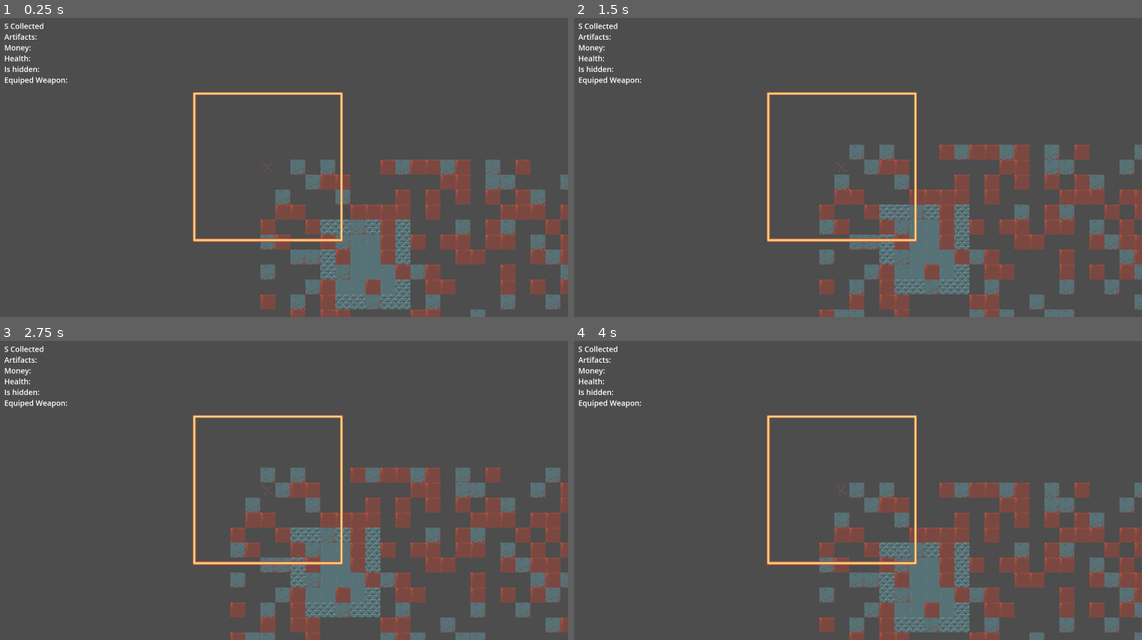
Above: before the commit, frames 1-4 (two rows, left to right).
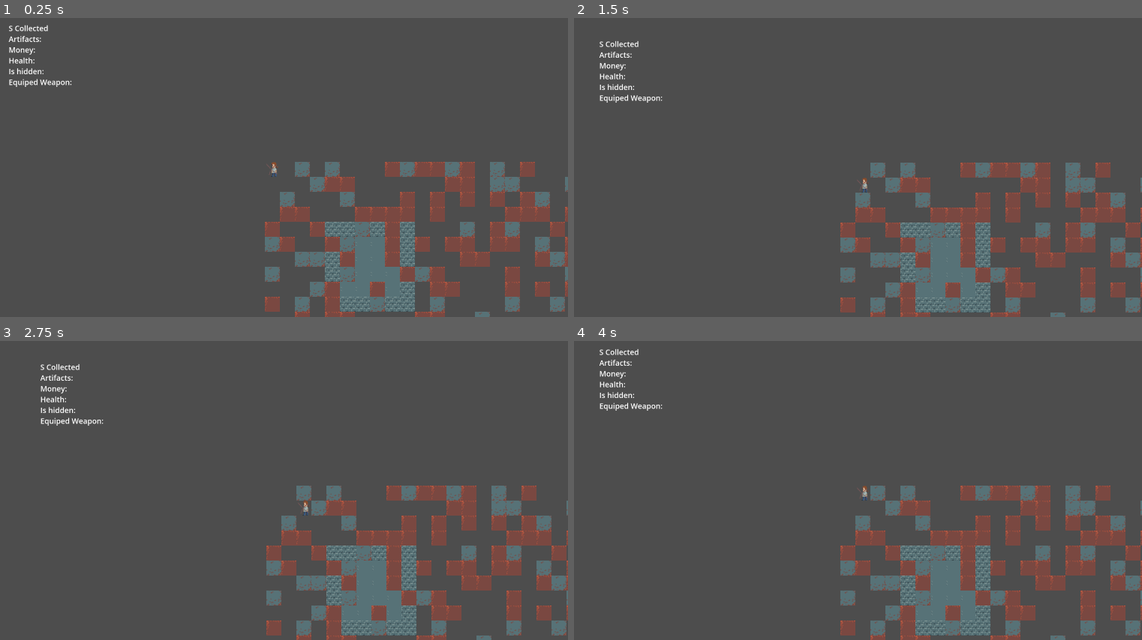
Above: after the commit, the same moments.

Repository: milomccarty99/ld-58
Game: Godot game, scene res://scenes/world.tscn
Same seed, same stepped clock (60 frames per second), same inputs: the game is played once before the commit and once after it.
Inputs (mouse positions are in pixels of both pictures, inside the frame that each line leads up to):
- Up to frame 1 (0.25 s): no input
- Up to frame 2 (1.5 s): move the mouse to (971, 152) at 0.52 s; press the mouse at (971, 152) at 0.53 s; hold D (right) 0.53-1.28 s; tap Q (swap_weapon_L) at 0.8, 1.35 s; tap Enter at 1.25 s; move the mouse to (721, 182) at 1.27 s; release the mouse at (721, 182) at 1.28 s; hold S (down) from 1.28 s (still down)
- Up to frame 3 (2.75 s): tap E (swap_weapon_R) at 1.55 s; tap Space at 2 s; move the mouse to (329, 424) at 2.02 s; release S (down) at 2.03 s; hold D (right) from 2.03 s (still down); hold E (swap_weapon_R) from 2.03 s (still down); click (329, 424) at 2.3 s
- Up to frame 4 (4 s): tap Enter at 2.75 s; move the mouse to (812, 550) at 2.77 s; release D (right) at 2.78 s; release E (swap_weapon_R) at 2.78 s; hold W (up) 2.78-3.53 s; click (812, 550) at 2.85 s; tap Q (swap_weapon_L) at 3.05 s; tap Space at 3.5 s; move the mouse to (1022, 535) at 3.52 s; hold A (left) from 3.53 s (still down); hold Q (swap_weapon_L) from 3.53 s (still down); tap E (swap_weapon_R) at 3.8 s

The runs differ from the first frame. In frame 1, 9.9% of the frame differs, in the area x 0-100%, y 1-100%; in frame 2, 20%; in frame 3, 21%; in frame 4, 19%.

Commit message:
Player Controls and Health
Changes to player controls and health, also camera

Diff:
--- /dev/null
+++ b/scenes/collision_shape_2d.gd
@@ -0,0 +1 @@
+extends CollisionShape2D
--- a/scenes/world.tscn
+++ b/scenes/world.tscn
@@ -1,14 +1,15 @@
-[gd_scene load_steps=16 format=3 uid="uid://xix7drsg6d8j"]
+[gd_scene load_steps=19 format=3 uid="uid://xix7drsg6d8j"]
 
 [ext_resource type="Script" uid="uid://cpguuti7aq1vi" path="res://scripts/player.gd" id="1_nnsk1"]
 [ext_resource type="Script" uid="uid://bvdv5e3gexbet" path="res://scripts/environment.gd" id="1_rwgxs"]
 [ext_resource type="Texture2D" uid="uid://bogtgqk2435pk" path="res://images/grass.png" id="2_71j4m"]
 [ext_resource type="Script" uid="uid://bjjcl8wm6mbu7" path="res://scenes/level.gd" id="2_i7141"]
 [ext_resource type="Script" uid="uid://jyw5eanxtj4p" path="res://scenes/room.gd" id="3_4mrxx"]
-[ext_resource type="Texture2D" uid="uid://vqf0qcrgc26j" path="res://images/enemny_notice.png" id="3_4wyf3"]
 [ext_resource type="Texture2D" uid="uid://cw47bufpkx0cn" path="res://images/player_x.png" id="4_k0juu"]
 [ext_resource type="Texture2D" uid="uid://d3rortgtgeujk" path="res://images/assortment.png" id="8_7r4gi"]
+[ext_resource type="Texture2D" uid="uid://cub3860npe3eq" path="res://images/ProtagIdle.png" id="8_w7kh3"]
 [ext_resource type="Texture2D" uid="uid://cxawsbs4iea12" path="res://images/Source_indoor_tiles_all.png" id="9_w7kh3"]
+[ext_resource type="Script" uid="uid://dxc06wq1qhdn1" path="res://scenes/collision_shape_2d.gd" id="10_w7kh3"]
 
 [sub_resource type="TileSetAtlasSource" id="TileSetAtlasSource_qfnet"]
 texture = ExtResource("2_71j4m")
@@ -486,6 +487,11 @@
 "speed": 5.0
 }]
 
+[sub_resource type="RectangleShape2D" id="RectangleShape2D_e3hyu"]
+
+[sub_resource type="RectangleShape2D" id="RectangleShape2D_7r4gi"]
+size = Vector2(20, 24)
+
 [node name="World" type="Node2D"]
 
 [node name="Environment" type="Node2D" parent="."]
@@ -521,6 +527,11 @@
 [node name="Weapons" type="Node2D" parent="Player"]
 
 [node name="PlayerCamera" type="Camera2D" parent="Player"]
+position_smoothing_enabled = true
+drag_horizontal_enabled = true
+drag_vertical_enabled = true
+drag_horizontal_offset = -0.1
+drag_vertical_offset = -0.1
 
 [node name="RichTextLabel" type="RichTextLabel" parent="Player"]
 offset_left = -562.0
@@ -535,7 +546,20 @@
 Equiped Weapon:"
 
 [node name="Sprite2D" type="Sprite2D" parent="Player"]
-texture = ExtResource("3_4wyf3")
+texture_filter = 1
+texture = ExtResource("8_w7kh3")
 
 [node name="AnimatedSprite2D" type="AnimatedSprite2D" parent="Player"]
 sprite_frames = SubResource("SpriteFrames_qfnet")
+
+[node name="CharacterBody2D" type="CharacterBody2D" parent="Player"]
+
+[node name="CollisionShape2D" type="CollisionShape2D" parent="Player/CharacterBody2D"]
+shape = SubResource("RectangleShape2D_e3hyu")
+
+[node name="Area2D" type="Area2D" parent="Player/CharacterBody2D"]
+
+[node name="Hitbox" type="CollisionShape2D" parent="Player/CharacterBody2D/Area2D"]
+position = Vector2(0, -2)
+shape = SubResource("RectangleShape2D_7r4gi")
+script = ExtResource("10_w7kh3")
--- /dev/null
+++ b/scripts/health.gd
@@ -0,0 +1,52 @@
+class_name Health
+extends Node
+
+signal max_health_changed(diff: int)
+signal health_changed(diff: int)
+signal health_depleted
+
+@export var max_health: int = 3 : set = set_max_health, get = get_max_health
+@export var immortality: bool = false : set = set_immortality, get = get_immortality
+
+var immortality_timer = null
+
+@onready var health: int = max_health
+
+func set_max_health(value: int):
+	var clamped_value = 1 if value <=0 else value
+	if not clamped_value == max_health:
+		var difference = clamped_value - max_health
+		max_health = value
+		max_health_changed.emit(difference)
+	if health > max_health:
+		health = max_health
+
+func get_max_health() -> int:
+	return max_health
+
+func set_immortality(value: bool):
+	immortality = value
+
+func get_immortality() -> bool:
+	return immortality
+
+func set_temporary_immortality(time: float):
+	if immortality_timer == null:
+		immortality_timer = Timer.new()
+		immortality_timer.one_shot = true
+		add_child(immortality_timer)
+	if immortality_timer.timeout.is_connected(set_immortality):
+		immortality_timer.timeout.disconnect(set_immortality)
+	immortality_timer.set_wait_time(time)
+	immortality_timer.timeout.connect(set_immortality.bind(false))
+	immortality = true
+	immortality_timer.start()
+
+func set_health(value: int):
+	if value < health and immortality:
+		return
+	var clamped_value = clampi(value,0,max_health)
+	if clamped_value != health:
+		var difference = clamped_value - health
+		health = value
+		health_changed.emit(difference)
--- /dev/null
+++ b/scripts/hitbox.gd
@@ -0,0 +1,10 @@
+class_name Hitbox
+extends Area2D
+
+@export var damage: int = 1 : set = set_damage, get = get_damage
+
+func set_damage(value: int):
+	damage=value
+
+func get_damage() -> int:
+	return damage
--- /dev/null
+++ b/scripts/hurtbox.gd
@@ -0,0 +1,11 @@
+class_name Hurtbox
+extends Area2D
+
+signal received_damage(damage:int)
+
+@export var health: Health
+
+func _on_area_entered(hitbox: Hitbox) -> void:
+	if hitbox != null:
+		health.health -= hitbox.damage
+		received_damage.emit(hitbox.damage)
--- a/scripts/player.gd
+++ b/scripts/player.gd
@@ -2,19 +2,85 @@
 
 var energy = 10
 var speed = 100
+var turnTake
+var equippedWeapon = "fist"
+var weaponRange = "1"
 
 func _enter_tree() -> void:
-	position.x = 16 #+ 320
+	position.x = 16 #+ 320aaa
 	position.y = 16 #+ 320
 
-func _process(delta: float) -> void:
+func _process(_delta: float) -> void:
+	#get_node("CollisionShape2D")
+	print($CollisionShape2D)
 	if Input.is_action_just_pressed("up"):
 		position.y -= 32
+		turnTake = 1
 	if Input.is_action_just_pressed("down"):
 		position.y += 32
+		turnTake = 1
 	if Input.is_action_just_pressed("left"):
 		position.x -= 32
+		turnTake = 1
 	if Input.is_action_just_pressed("right"):
 		position.x += 32
+		turnTake = 1
 	#print (" x,y {}{}", position.x, position.y)
 	pass
+
+func swapWeapon():
+	#Swapping Weapon, set attack range
+	if Input.is_action_pressed("swap_weapon_L"):
+		turnTake = 1
+		if equippedWeapon == "fist":
+			#Swap weapon animation "stick"
+			equippedWeapon = "stick"
+			weaponRange = "2"
+		if equippedWeapon == "stick":
+			#Swap weapon animation "rubberband"
+			equippedWeapon = "rubberband"
+			weaponRange = "5"
+		if equippedWeapon == "rubberband":
+			#Swap weapon animation "fist"
+			equippedWeapon = "fist"
+			weaponRange = "1"
+	if Input.is_action_pressed("swap_weapon_R"):
+		turnTake = 1
+		if equippedWeapon == "fist":
+			#Swap weapon animation "rubberband"
+			equippedWeapon = "rubberband"
+			weaponRange = "5"
+		if equippedWeapon == "stick":
+			#Swap weapon animation "fist"
+			equippedWeapon = "fist"
+			weaponRange = "1"
+		if equippedWeapon == "rubberband":
+			#Swap weapon animation "stick"
+			equippedWeapon = "stick"
+			weaponRange = "2"
+pass
+
+func attack():
+	#Attacking
+	if Input.is_action_pressed("attack"):
+		if equippedWeapon == "fist":
+			#check range
+			#check for valid target
+			#play animation
+			#perform attack if valid target is present
+			turnTake = 1
+		if equippedWeapon == "stick":
+			#check range
+			#check durability
+			#play animation
+			#play animation
+			#perform attack if valid target is present
+			turnTake = 1
+		if equippedWeapon == "rubberband":
+			#check range
+			#check ammunition count
+			#play animation
+			#perform attack if valid target is present
+			#reduce ammo
+			turnTake = 1
+pass
Binary file added: images/ProtagIdle.png
Not shown, added: images/ProtagIdle.png.import
Binary file added: images/protag_and_sibling_v2.png
Not shown, added: images/protag_and_sibling_v2.png.import
Not shown, added: scenes/collision_shape_2d.gd.uid
Not shown, added: scripts/health.gd.uid
Not shown, added: scripts/hitbox.gd.uid
Not shown, added: scripts/hurtbox.gd.uid
